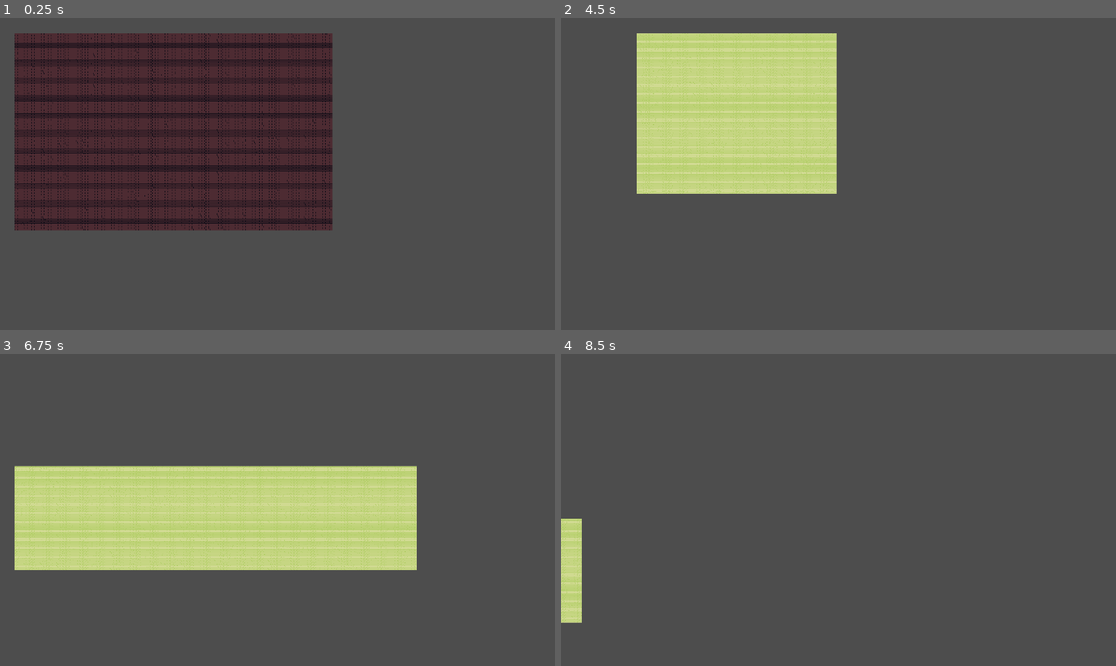
Above: before the commit, frames 1-4 (two rows, left to right).
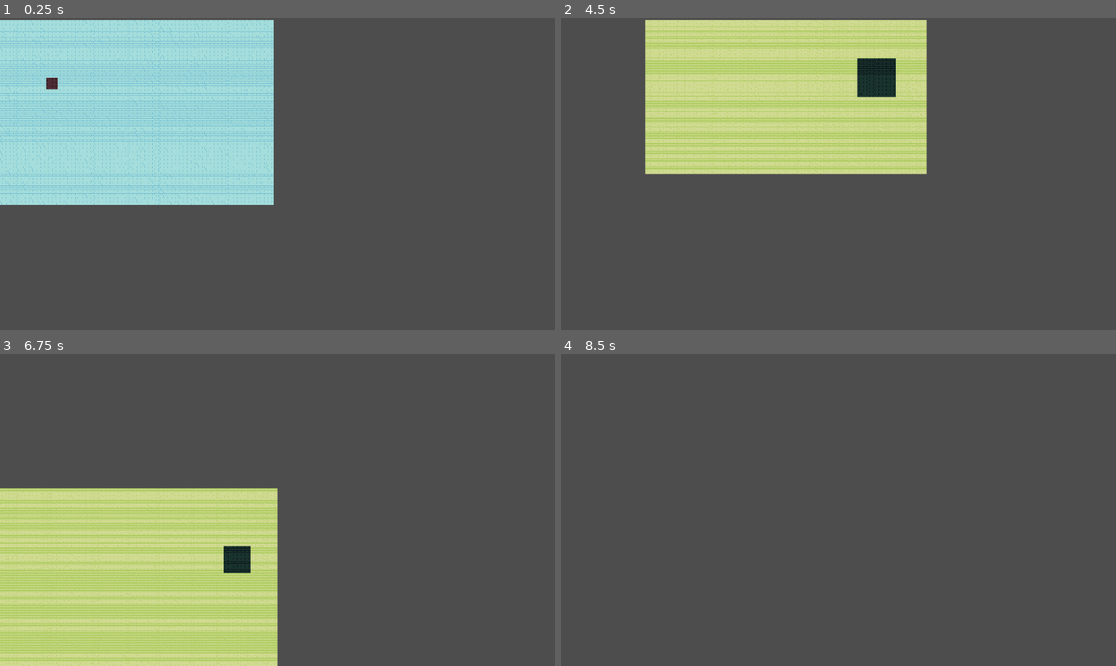
Above: after the commit, the same moments.

Repository: aimforbigfoot/Godot-Mapcrafter
Game: Godot game, scene res://src/testing/testingWorld/testing_with_map.tscn
Two runs of this game, one before a commit and one after it. Both use one fixed random seed, a clock stepped at 60 frames per second and the inputs below.
Inputs (mouse positions are in pixels of both pictures, inside the frame that each line leads up to):
- Up to frame 1 (0.25 s): no input
- Up to frame 2 (4.5 s): tap Enter at 0.5, 2.75, 4.25 s; move the mouse to (960, 158) at 0.52 s; hold Right (ui_right) 0.53-1.28 s; hold R (r) 0.53-1.28 s; tap S (step) at 0.8, 1.35, 3.05 s; move the mouse to (727, 189) at 1.27 s; hold Down (ui_down) 1.28-2.03 s; tap W (w) at 1.55, 2.1, 3.8 s; tap Space at 2, 3.5 s; move the mouse to (894, 105) at 2.02 s; hold Right (ui_right) 2.03-2.78 s; hold R (r) 2.03-2.78 s; move the mouse to (810, 236) at 2.77 s; hold Up (ui_up) 2.78-3.53 s; tap Mouse wheel down (mouseWheelDown) at 2.85 s; move the mouse to (1005, 220) at 3.52 s; hold Mouse wheel up (mouseWheelUp) 3.53-4.28 s; hold Left (ui_left) from 3.53 s (still down); move the mouse to (672, 127) at 4.27 s; tap R (r) at 4.35 s
- Up to frame 3 (6.75 s): move the mouse to (305, 510) at 5.02 s; release Left (ui_left) at 5.03 s; hold Down (ui_down) 5.03-5.78 s; hold S (step) 5.03-5.78 s; tap Space at 5.75 s; move the mouse to (194, 432) at 5.77 s; hold Right (ui_right) 5.78-6.53 s; tap W (w) at 5.85 s; move the mouse to (399, 494) at 6.52 s; hold Up (ui_up) from 6.53 s (still down); hold R (r) from 6.53 s (still down)
- Up to frame 4 (8.5 s): move the mouse to (727, 525) at 7.27 s; release Up (ui_up) at 7.28 s; release R (r) at 7.28 s; hold Right (ui_right) 7.28-8.03 s; tap S (step) at 7.35 s; move the mouse to (894, 441) at 8.02 s; hold Down (ui_down) from 8.03 s (still down); tap W (w) at 8.1 s

The runs differ from the first frame. In frame 1, 40% of the frame differs, in the area x 0-60%, y 0-69%; in frame 2, 19%; in frame 3, 32%; in frame 4, 1.3%.

Commit message:
changes to getARandomPointInMap, and drawNonOverlappingWalk

Diff:
--- a/src/mapGen/MapGenHandler/MapGenHandler.gd
+++ b/src/mapGen/MapGenHandler/MapGenHandler.gd
@@ -74,8 +74,8 @@
 func getHalfWayOfLength(width:int) -> int:
 	return int( floor( width/2 ) )
 func getARandomPointInMap(map:Array) -> Vector2i:
-	var height := map.size()
-	var width :int= map[0].size()
+	var height := map.size()-1
+	var width :int= map[0].size()-1
 	return Vector2i(
 		randi_range( 0, width ),
 		randi_range(0, height) )
@@ -626,51 +626,32 @@
 			currPos = getARandomPointInMap(a)
 
 	return a
-
-func drawNonOverlappingWalk(startPos: Vector2i, steps: int, cellToSet: int, square_size: int, map: Array) -> Array:
+func drawNonOverlappingWalk(startPos: Vector2i, steps: int, cellToSet: int, map: Array) -> Array:
 	var a = map.duplicate(true)
 	var currPos = startPos
 	var directions = [Vector2i(1, 0), Vector2i(-1, 0), Vector2i(0, 1), Vector2i(0, -1)]
 	var visited = {}
 
-	# Mark initial position and its surroundings as visited
-	for dx in range(-square_size, square_size + 1):
-		for dy in range(-square_size, square_size + 1):
-			var pos = Vector2i(currPos.x + dx, currPos.y + dy)
-			visited[pos] = true
-			a = drawSquare(currPos, square_size, cellToSet, a)
+	# Mark initial position as visited
+	visited[currPos] = true
+	a = setCell(currPos.x, currPos.y, cellToSet, a)
 
 	for i in range(steps):
 		var valid_directions = []
 		for dir in directions:
-			var newPos = currPos + dir * (square_size + 1)
-			if isValidStep(newPos, square_size, visited, cellToSet, a):
+			var newPos = currPos + dir
+			if isValidStep(newPos, visited, a):
 				valid_directions.append(dir)
 
 		if valid_directions.size() > 0:
+			# Choose a random valid direction
 			var dir = valid_directions[randi() % valid_directions.size()]
-			currPos += dir * (square_size + 1)
-			a = drawSquare(currPos, square_size, cellToSet, a)
-			markVisited(currPos, square_size, visited)
+			currPos += dir
+			a = setCell(currPos.x, currPos.y, cellToSet, a)
+			visited[currPos] = true
 		else:
-			# If stuck, try to find a nearby unvisited cell
-			var found = false
-			for search_radius in range(1, 10):
-				for dx in range(-search_radius, search_radius + 1):
-					for dy in range(-search_radius, search_radius + 1):
-						var newPos = currPos + Vector2i(dx, dy) * (square_size + 1)
-						if isValidStep(newPos, square_size, visited, cellToSet, a):
-							currPos = newPos
-							a = drawSquare(currPos, square_size, cellToSet, a)
-							markVisited(currPos, square_size, visited)
-							found = true
-							break
-					if found:
-						break
-				if found:
-					break
-			if not found:
-				break  # If completely stuck, end the walk
+			# If no valid direction, stop the walk
+			break
 
 	return a
 
@@ -825,15 +806,16 @@
 		rank[xroot] += 1
 
 
-# Helper function to check if a step is valid
-func isValidStep(pos: Vector2i, square_size: int, visited: Dictionary, cellToSet: int, map: Array) -> bool:
-	for dx in range(-square_size, square_size + 1):
-		for dy in range(-square_size, square_size + 1):
-			var checkPos = Vector2i(pos.x + dx, pos.y + dy)
-			if visited.has(checkPos) or getCell(checkPos.x, checkPos.y, map) == cellToSet:
-				return false
+# Helper function to check if the next step is valid (within bounds and not revisiting a cell)
+func isValidStep(pos: Vector2i, visited: Dictionary, map: Array) -> bool:
+	var map_height = map.size()
+	var map_width = map[0].size()
+
+	if pos.x < 0 or pos.x >= map_width or pos.y < 0 or pos.y >= map_height:
+		return false
+	if visited.has(pos):
+		return false
 	return true
-
 # Helper function to mark cells as visited
 func markVisited(pos: Vector2i, square_size: int, visited: Dictionary) -> void:
 	for dx in range(-square_size, square_size + 1):
--- a/src/testing/testingWorld/testing_with_map.gd
+++ b/src/testing/testingWorld/testing_with_map.gd
@@ -4,35 +4,33 @@
 var mapToUse := []
 var poi := []
 var rpoints := []
-var WIDTH := 250
-var HEIGHT := 125
+var WIDTH := 20
+var HEIGHT := 20
 var mgh := MapGenHandler.new()
 signal mapDone
 var t := Thread.new()
 
 
 func _ready() -> void:
-	WIDTH = randi_range(50, 150)
-	HEIGHT = randi_range(20, 100)
+
+	WIDTH = randi_range(50, 100)
+	HEIGHT = randi_range(20, 75)
 	mapDone.connect(setMapToTileset)
 	randomize()
 	mgh.setFastNoiseLiteSeed( randi() )
 	t.start(test,Thread.PRIORITY_HIGH)
 
 func test() -> void:
-	var b := true if randf() < 0.5 else false
-	var c := 0
-	if b:
-		b = mgh.wallTile
-	else:
-		b = mgh.floorTile
-	#generateMapWithBox(width: int, height: int, mapTile: int, boxTile: int, topLeftPosOfBox: Vector2, boxWidth: int, boxHeight: int) -> Array:
-	mapToUse = mgh.generateBlankMap(WIDTH, HEIGHT,b )
-	#mapToUse = mgh.applyExpandedTiles(1, mgh.wallTile, mapToUse)
-
-	#mapToUse = mgh.applyConnectionWithMST(mgh.floorTile, mapToUse )
+	mapToUse = mgh.generateBlankMap(WIDTH,HEIGHT,mgh.floorTile)
+	var p1 := mgh.getARandomPointInMap( mapToUse )
+	var size := randi_range(1,20)
+	mapToUse = mgh.drawSquare(p1, size, mgh.wallTile, mapToUse )
 	call_deferred_thread_group( "emit_signal", "mapDone" )
 
+func _input(event: InputEvent) -> void:
+	if event.is_action_pressed("step"):
+		mapToUse = mgh.applyErosion( 1, mgh.wallTile, mgh.floorTile , mapToUse )
+		setMapToTileset()
 
 
 func genReallyNaturalCaves() -> void:
@@ -166,6 +164,8 @@
 			elif cell == mgh.floorTile:
 				mct.placeFloorTile(x,y)
 				pass
+			elif cell == mgh.TILES.INTEREST:
+				mct.setInterestTile(x,y)
 			x+= 1
 		y += 1
 	for point in poi:
--- a/src/testing/testingWorld/testing_with_map.tscn
+++ b/src/testing/testingWorld/testing_with_map.tscn
@@ -8,12 +8,9 @@
 script = ExtResource("1_qllsj")
 
 [node name="movingCamera" parent="." instance=ExtResource("2_pxdui")]
-position = Vector2(1497, 800)
-
-[node name="Camera2D" parent="movingCamera" index="0"]
-zoom = Vector2(0.365, 0.365)
+position = Vector2(1152, 640)
 
 [node name="multiColoredTerrains" parent="." instance=ExtResource("3_sfowa")]
-tile_map_data = PackedByteArray(0, 0, 1, 0, 0, 0, 0, 0, 7, 0, 4, 0, 0, 0)
+tile_map_data = PackedByteArray()
 
 [editable path="movingCamera"]
--- a/src/testing/testingWorld/tilemapNode/multi_colored_terrains.gd
+++ b/src/testing/testingWorld/tilemapNode/multi_colored_terrains.gd
@@ -65,6 +65,8 @@
 func setTile( x:int, y:int, tileType:int ) -> void:
 	set_cell(Vector2i(x,y), 1, getTypeOfTile(tileType), 0  )
 
+func setInterestTile( x:int, y:int ) -> void:
+	set_cell(Vector2i(x,y), 0,Vector2i(14,15), 0 )
 
 func placeWallTile(x:int,y:int) -> void:
 #its kinda assumed 0 is floor tile
